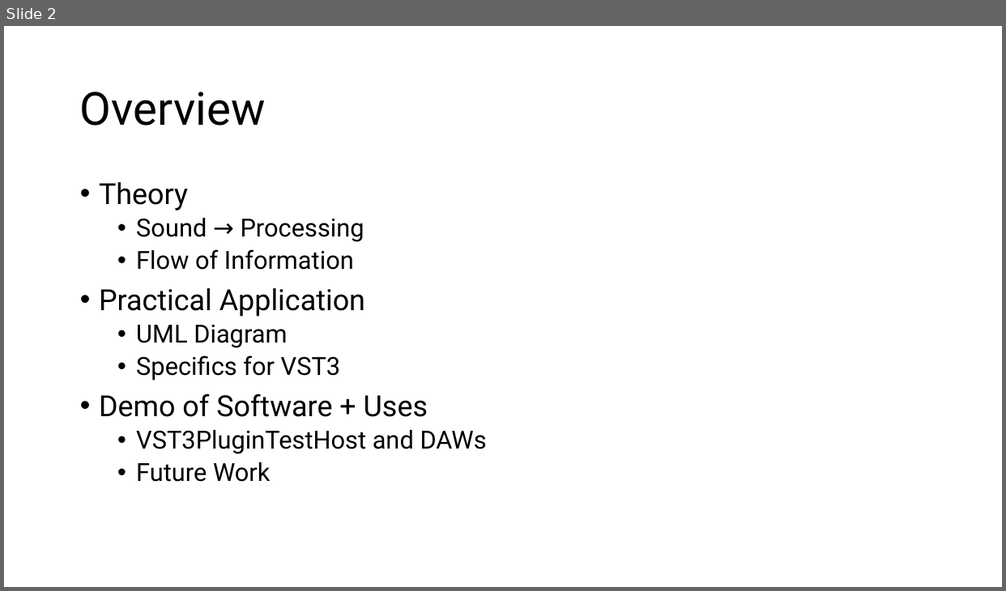
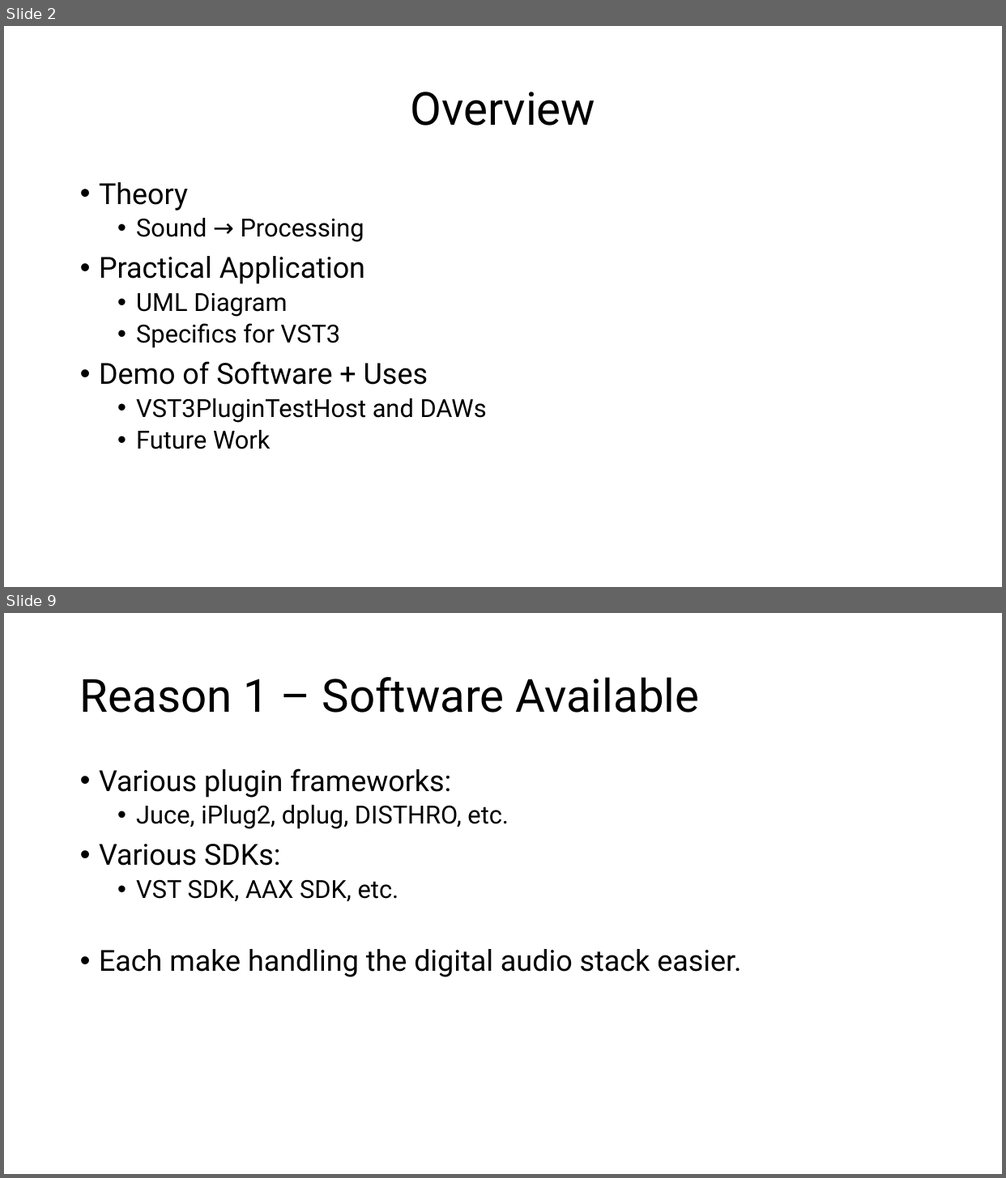
Before and after one commit to ShotgunApe/VST-Synth, a slide deck: docs/juniorIS-new.pptx. Shown one above the other, each under a label of ours: slide 2 before the commit, slides 2 and 9 after it; the slides between them are not shown. The pictures are 1006x591 and 1006x1178 pixels, drawn with LibreOffice and Linux fonts; fonts in the diff are those of the drawing. Boxes give left, top, right and bottom in pixels: in the first picture for what was removed or moved away, otherwise in the second. Text is boxed around its words. In the diff, an @@ line names an element or a change of style, - is before the commit and + after.

```diff
--- a/docs/juniorIS-new.pptx
+++ b/docs/juniorIS-new.pptx
@@ slide 9 added at (4,613,1002,1174), background #FFFFFF @@
@@ title added at (80,677,700,713), 44 pt, text #000000 @@
+Reason 1 – Software Available
@@ text added at (99,769,741,977), 28 pt, text #000000 @@
+• Various plugin frameworks:
+  • Juce, iPlug2, dplug, DISTHRO, etc.
+• Various SDKs:
+  • VST SDK, AAX SDK, etc.
+• Each make handling the digital audio stack easier.
@@ slide 2 changed as well @@
@@ title "Overview" at (410,92,595,126): alignment left to centre @@
@@ text at (136,250,354,270): paragraph removed @@
-  • Flow of Information
```
Also in this commit, not shown: 1 other slide changed, 16 other slides added, 2 slides removed, 2 other files.
